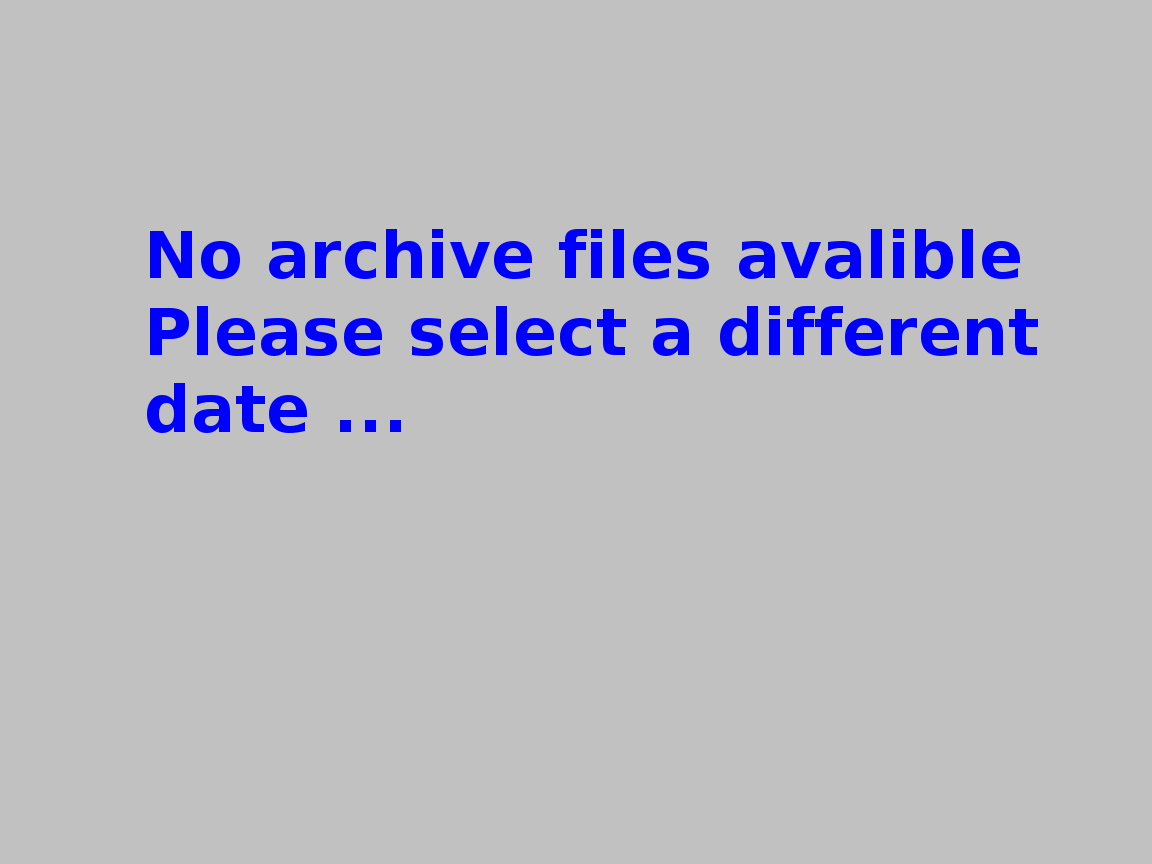
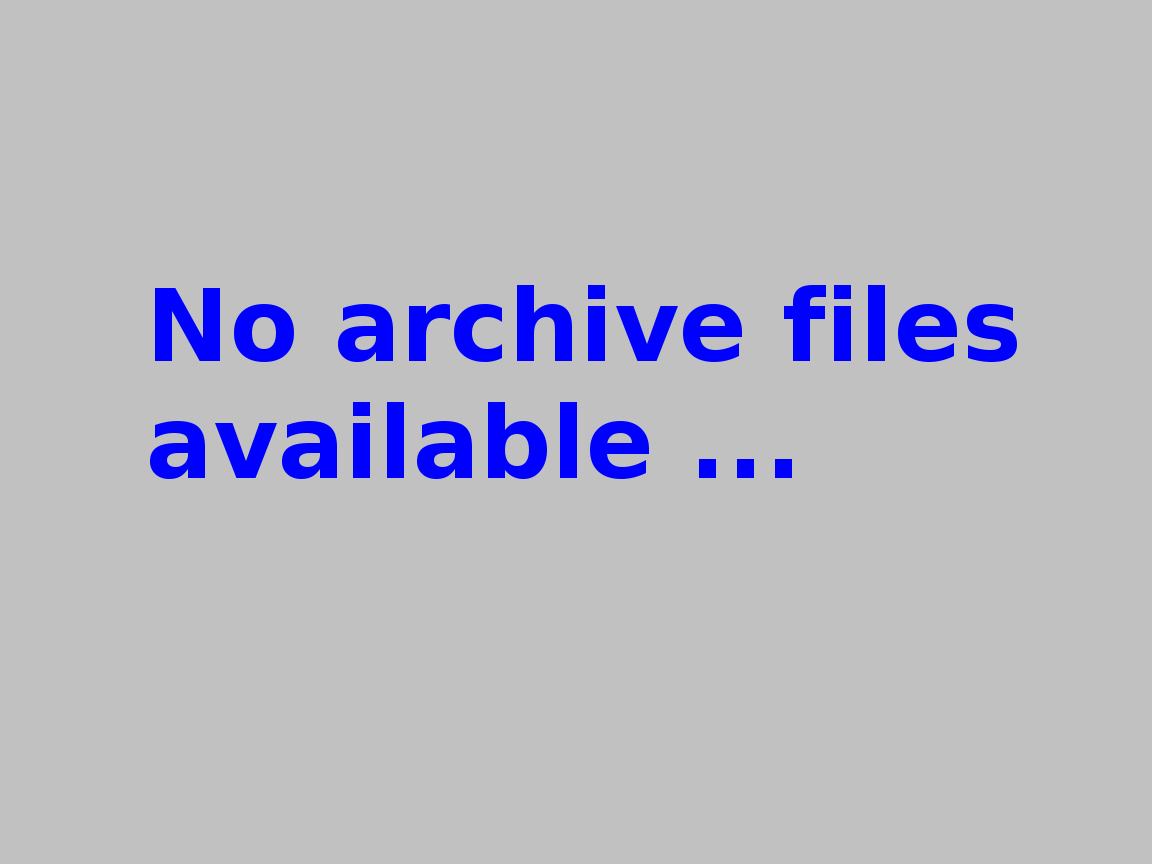
Revision of a layered 1152px x 864px image; what changed, layer by layer:
renamed "No archive files avalible ..." to "No archive files ...", painted on it over [147, 229, 1038, 479]
